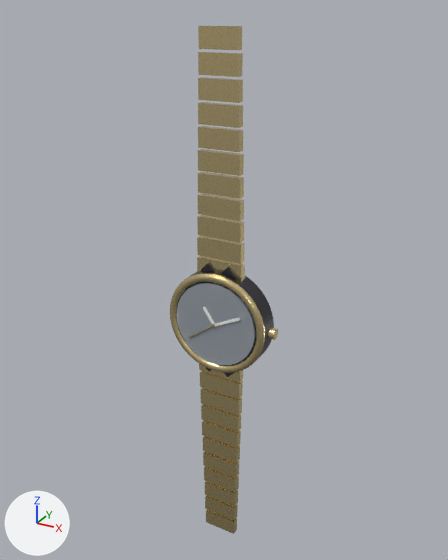
Before and after pictures for a commit that changed the glTF model public/models/watch.glb.
Both versions are drawn from a 50 mm lens placed at (5.05, -9.03, 5.35), pointed at (-0.06, 0.25, 0.71). The lights are fixed; the arrows at lower left show +X, +Y and +Z. The first picture is the older version. Where no turn or scale is listed for an object, it has been applied to the vertices.

The first picture shows 'Bezel', 'Case', 'Crown', 'Crystal', 'Lug_0', 'Lug_1', 'StrapBottom', 'StrapTop' and 4 more.
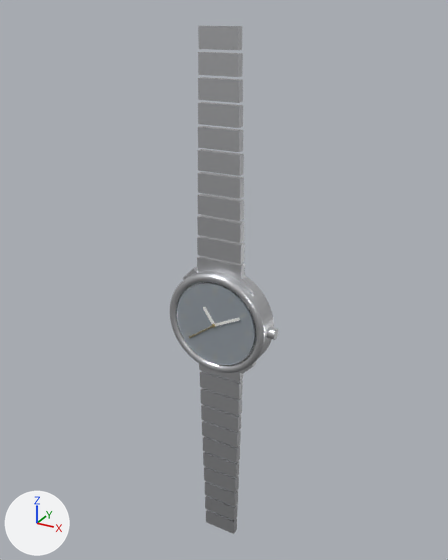
Where the newer file only moved an object's origin or applied its transform, the numbers keep the older frame.

What differs and where, as boxes [x1, y1, x2, y2] in the pictures (448 x 560 px):
'StrapTop', recoloured (beige to white): [197, 26, 245, 281] in both
'StrapBottom', recoloured (beige to white): [199, 364, 243, 534] in both
'Bezel', recoloured (beige to white): [170, 273, 265, 373] in both
'Case', recoloured: [182, 271, 273, 363] in both
'Lug_0', recoloured: [201, 263, 258, 295] in both
'Lug_1', recoloured: [183, 267, 237, 280] in both
'Crown', recoloured: [267, 327, 278, 340] in both

Edits to the bpy script that builds the scene:
```text
Add mat_casemetal:
    mat_casemetal = principled_material('CaseMetal')
    mat_casemetal.base_color = (0.78, 0.788, 0.812)  # white #e5e6e9
    mat_casemetal.metallic = 1.0
    mat_casemetal.roughness = 0.28
Change me_case:
    where me_case.from_pydata(...)  # 130 vertices, 256 faces; spans x -1.0..1.0, y -0.17..0.17, z -1.0..1.0
    remove me_case.materials.append(mat_darksteel)  # dark grey #4f4f55
    add me_case.materials.append(mat_casemetal)  # white #e5e6e9
Change me_bezel:
    where me_bezel.from_pydata(...)  # 1536 vertices, 3072 faces; spans x -1.0..1.0, y -0.25..-0.09, z -1.0..1.0
    remove me_bezel.materials.append(mat_gold)  # beige #ebd79f
    add me_bezel.materials.append(mat_casemetal)  # white #e5e6e9
Change me_crown:
    where me_crown.from_pydata(...)  # 50 vertices, 96 faces; spans x 0.98..1.14, y -0.1..0.1, z -0.1..0.1
    remove me_crown.materials.append(mat_gold)  # beige #ebd79f
    add me_crown.materials.append(mat_casemetal)  # white #e5e6e9
Change me_lug_0:
    used by ob_lug_0; location = (0.0, 0.0, 0.0)
    remove me_lug_0.from_pydata(...)  # 8 vertices, 12 faces; spans x -0.361..0.035, y -0.09..0.05, z 0.742..1.138
    remove me_lug_0.materials.append(mat_darksteel)  # dark grey #4f4f55
    add me_lug_0.from_pydata(...)  # 8 vertices, 12 faces; spans x 0.352..0.748, y -0.09..0.05, z 0.582..0.978
    edits to the shape of me_lug_0 do not show in these pictures
    add me_lug_0.materials.append(mat_casemetal)  # white #e5e6e9
Change me_lug_1:
    used by ob_lug_1; location = (0.0, 0.0, 0.0)
    remove me_lug_1.from_pydata(...)  # 8 vertices, 12 faces; spans x -0.035..0.361, y -0.09..0.05, z 0.742..1.138
    remove me_lug_1.materials.append(mat_darksteel)  # dark grey #4f4f55
    add me_lug_1.from_pydata(...)  # 8 vertices, 12 faces; spans x -0.748..-0.352, y -0.09..0.05, z 0.582..0.978
    edits to the shape of me_lug_1 do not show in these pictures
    add me_lug_1.materials.append(mat_casemetal)  # white #e5e6e9
Change me_straptop:
    where me_straptop.from_pydata(...)  # 88 vertices, 132 faces; spans x -0.45..0.45, y -0.05..0.09, z 0.85..5.09
    remove me_straptop.materials.append(mat_gold)  # beige #ebd79f
    add me_straptop.materials.append(mat_casemetal)  # white #e5e6e9
Change me_strapbottom:
    where me_strapbottom.from_pydata(...)  # 88 vertices, 132 faces; spans x -0.45..0.45, y -0.05..0.09, z -5.09..-0.85
    remove me_strapbottom.materials.append(mat_gold)  # beige #ebd79f
    add me_strapbottom.materials.append(mat_casemetal)  # white #e5e6e9
```
